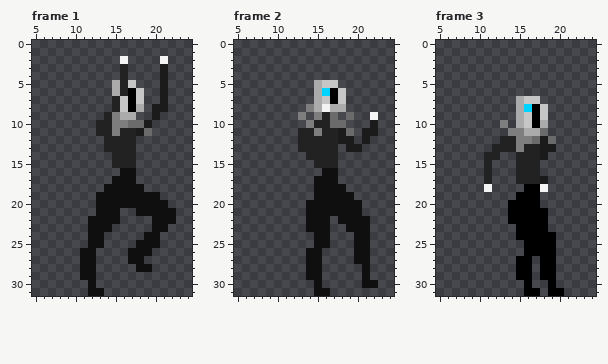
A pixel-art file gets an edit: sprite_files/spr_player_jump.ase. Above, as it was before the edit.
32x32 pixels, 3 frames. Shown: frame 1: x 5..24, y 0..31; frame 2: x 5..24, y 0..31; frame 3: x 5..24, y 0..31.
Once edited:
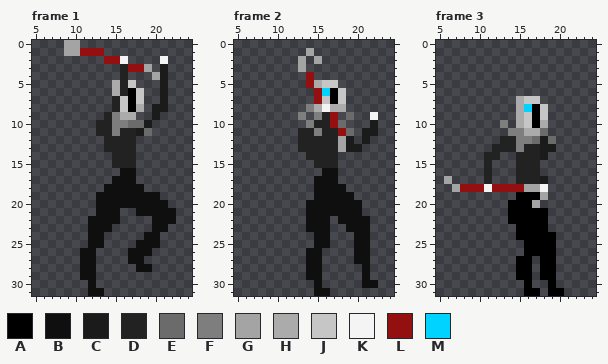
Palette (. is transparent): A #000000  B #0f0f0f  C #1b1b1b  D #222222  E #6b6b6b  F #7e7e7e  G #a4a4a4  H #ababab  J #c6c6c6  K #f4f4f4  L #941010  M #00d3ff
The exact change:
layer "Layer 4" added
Frame 1, layer "Layer 4":
The edit adds colour G in rows 0 to 1 at x 9 to 10; in row 3 at x 19; in row 4 at x 20.
The edit adds colour L in row 1 at x 11 to 13; in row 2 at x 14 to 15; in row 3 at x 17 to 18.
Frame 2, layer "Layer 4":
The edit adds colour G in row 1 at x 14; in row 2 at x 13 and 15; in row 3 at x 13; in row 13 at x 18.
Colour C gives way to colour G in row 12 at x 18.
The edit adds colour L in rows 4 to 5 at x 14.
Colour C gives way to colour L in row 11 at x 18.
Colour E gives way to colour L in rows 9 to 10 at x 17.
Colour H gives way to colour L in rows 6 to 7 at x 15.
Frame 3, layer "Layer 4":
The edit adds colour G in row 17 at x 6; in row 18 at x 7; in row 19 at x 18.
Colour A gives way to colour G in row 18 at x 16 to 17; in row 20 at x 17.
The edit adds colour L in row 18 at x 8 to 10 and 12 to 15.
